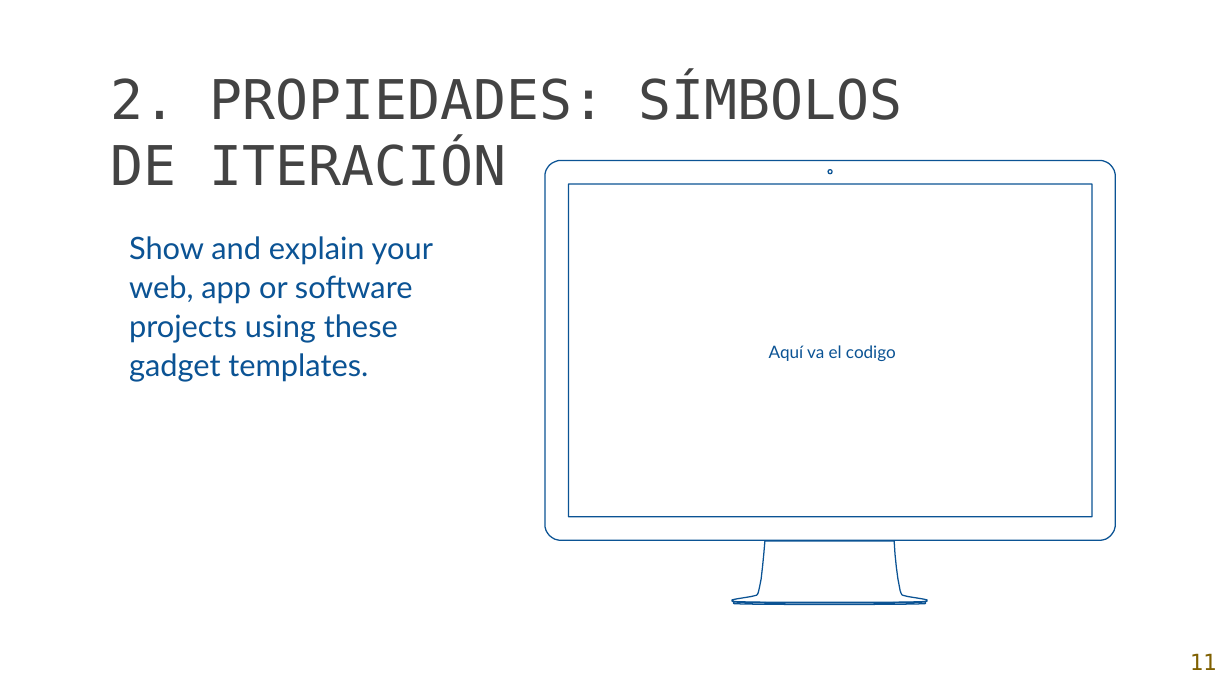
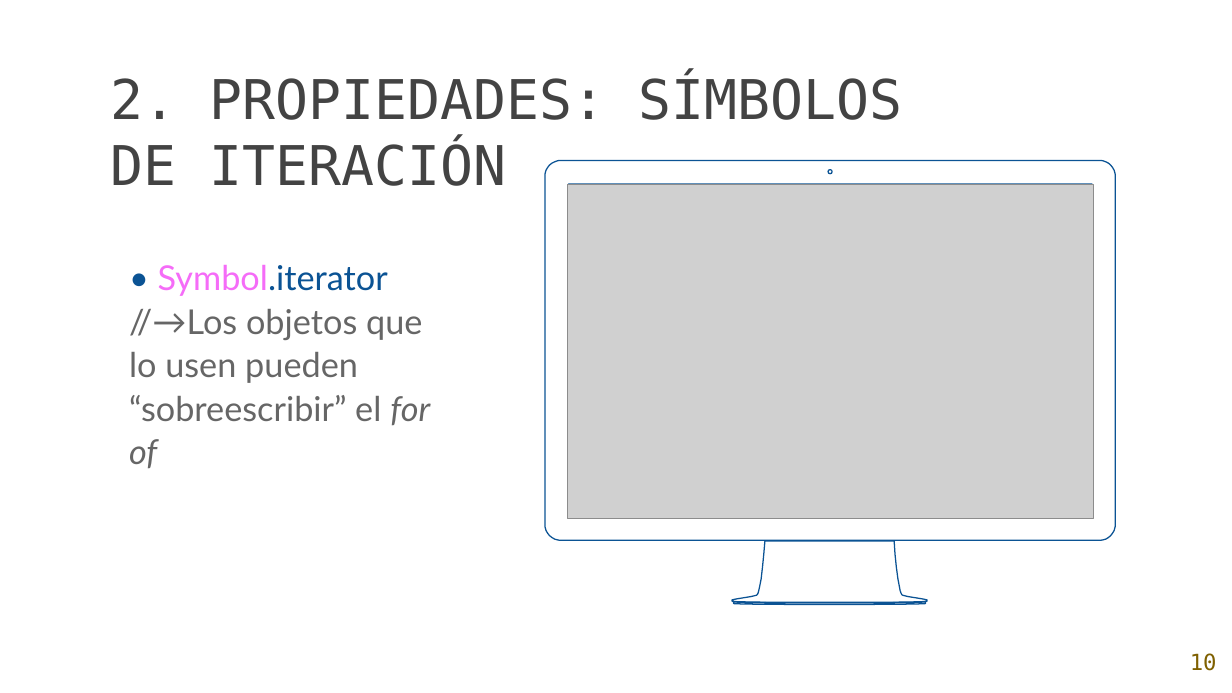
Before and after one commit to Char-Mander/AW_2018-2019, a slide deck: slide 10 of Ejercicios de clase/Plantilla powerpoint.pptx (slide 11 before the commit). Drawn at 1232x693 pixels with LibreOffice and Linux fonts; fonts in the diff are those of the drawing; grey boxes stand for pictures; background and template pictures are left out. Boxes give left, top, right and bottom in pixels: in the first picture for what was removed or moved away, otherwise in the second. Text is boxed around its words. In the diff, an @@ line names an element or a change of style, - is before the commit and + after.

Commit message:
Terminados los apartados de las propiedades

```diff
--- a/Ejercicios de clase/Plantilla powerpoint.pptx
+++ b/Ejercicios de clase/Plantilla powerpoint.pptx
@@ picture added at bbox=[568, 185, 1094, 519] @@
@@ text at bbox=[129, 265, 430, 469]: text changed; size 18 to 20 pt; text colour #0B5394 to #666666 @@
-Show and explain your web, app or software projects using these gadget templates.
+• Symbol.iterator
+//→Los objetos que lo usen pueden “sobreescribir” el for of
@@ text removed at bbox=[769, 345, 896, 361] @@
-Aquí va el codigo
@@ page number at bbox=[1190, 653, 1217, 671]: text changed @@
-11
+10
```
Also in this commit, not shown: 4 other slides changed, 7 slides added, 1 slide removed.
